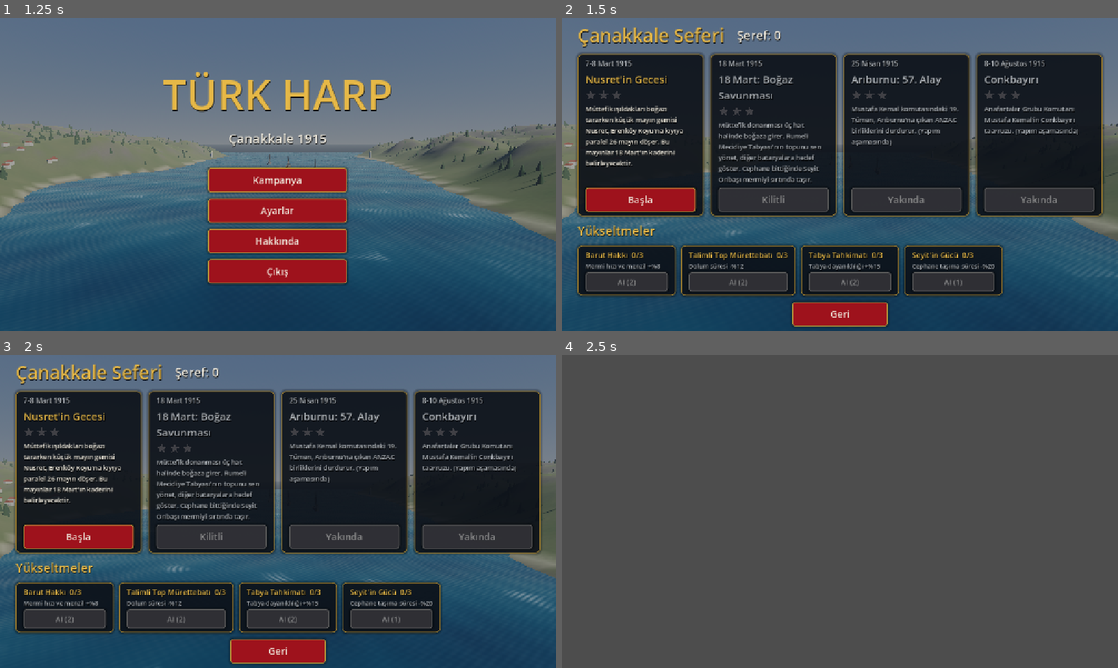
Above: before the commit, frames 1-4 (two rows, left to right).
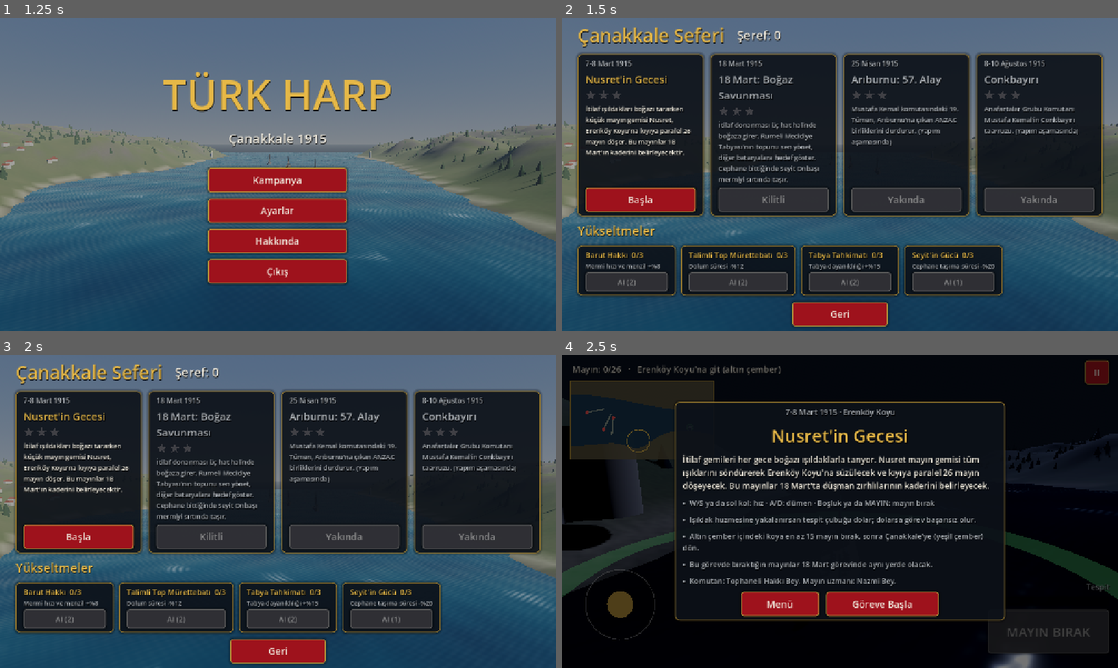
Above: after the commit, the same moments.

Repository: sertacgul/Turk-Harp
Game: Godot game, scene res://scenes/main_menu.tscn
Two runs of this game, one before a commit and one after it. Both use one fixed random seed, a clock stepped at 60 frames per second and the inputs below.
Inputs (mouse positions are in pixels of both pictures, inside the frame that each line leads up to):
- Up to frame 1 (1.25 s): tap Enter at 0.5 s; move the mouse to (400, 158) at 0.52 s; hold D from 0.53 s (still down); tap F at 0.6 s; click (400, 158) at 0.67 s; tap Space at 0.77 s
- Up to frame 2 (1.5 s): release D at 1.25 s; click "Kampanya" at 1.25 s
- Up to frame 3 (2 s): no input
- Up to frame 4 (2.5 s): click "Başla" at 2 s

Frame 1 is identical in both runs. In frame 2, 2.1% of the frame differs, in the area x 4-47%, y 28-54%; in frame 3, 2.1%; in frame 4, 98%, in the area x 0-100%, y 0-100%.
Error before the commit: Parse Error: Cannot infer the type of "t" variable because the value doesn't have a set type. (res://scripts/missions/nusret_night.gd:251)

Commit message:
Target Godot 4.7 and use Ittifak/Itilaf terminology
Godot 4.7 ships a native VirtualJoystick class that shadowed ours and broke
the Nusret mission, and it could not infer two float variables; rename the
control to TouchStick and type those variables. Commit the .uid files 4.7
generates, move CI to the 4.7 image, and replace 'Muttefik' with
Itilaf/Ittifak Devletleri throughout.

Co-Authored-By: Claude Opus 5.5 <noreply@anthropic.com>
Claude-Session: https://claude.ai/code/session_016UTW5sDBQTeP8ZEDVH7HZv

Diff:
--- a/data/battles/canakkale_1915.json
+++ b/data/battles/canakkale_1915.json
@@ -2,7 +2,11 @@
   "id": "canakkale_1915",
   "title": "Çanakkale Deniz Zaferi",
   "date": "18 Mart 1915",
-  "summary": "Müttefik donanması Çanakkale Boğazı'nı geçip İstanbul'a ulaşmak istedi. Erenköy Koyu'na 8 Mart gecesi Nusret mayın gemisinin döşediği 26 mayın ve kıyı bataryaları saldırıyı durdurdu. Bouvet, Irresistible ve Ocean zırhlıları battı; Inflexible ve Gaulois ağır hasar gördü.",
+  "sides": {
+    "ottoman": "Osmanlı Devleti (İttifak Devletleri)",
+    "enemy": "İtilaf Devletleri (Britanya, Fransa)"
+  },
+  "summary": "İtilaf donanması Çanakkale Boğazı'nı geçip İstanbul'a ulaşmak istedi. Erenköy Koyu'na 8 Mart gecesi Nusret mayın gemisinin döşediği 26 mayın ve kıyı bataryaları saldırıyı durdurdu. Bouvet, Irresistible ve Ocean zırhlıları battı; Inflexible ve Gaulois ağır hasar gördü.",
   "leaders_ottoman": [
     {
       "name": "Mustafa Kemal",
@@ -25,7 +29,7 @@
       "role": "Nusret'in mayın döşeme uzmanı"
     }
   ],
-  "leaders_allied": [
+  "leaders_entente": [
     {
       "name": "Amiral Sackville Carden / John de Robeck",
       "role": "Britanya Doğu Akdeniz Filosu komutanı"
--- a/project.godot
+++ b/project.godot
@@ -6,7 +6,7 @@
 config/name="Türk Harp"
 config/description="Türk tarihinin savaşları: ücretsiz, açık kaynak 3D strateji ve aksiyon oyunu."
 run/main_scene="res://scenes/main_menu.tscn"
-config/features=PackedStringArray("4.3", "GL Compatibility")
+config/features=PackedStringArray("4.7", "GL Compatibility")
 config/icon="res://icon.svg"
 
 [autoload]
--- a/scripts/core/game_state.gd
+++ b/scripts/core/game_state.gd
@@ -10,7 +10,7 @@
 		"date": "7-8 Mart 1915",
 		"scene": "res://scenes/missions/nusret_night.tscn",
 		"requires": "",
-		"summary": "Müttefik ışıldakları boğazı tararken küçük mayın gemisi Nusret, Erenköy Koyu'na kıyıya paralel 26 mayın döşer. Bu mayınlar 18 Mart'ın kaderini belirleyecektir.",
+		"summary": "İtilaf ışıldakları boğazı tararken küçük mayın gemisi Nusret, Erenköy Koyu'na kıyıya paralel 26 mayın döşer. Bu mayınlar 18 Mart'ın kaderini belirleyecektir.",
 	},
 	{
 		"id": "18mart",
@@ -18,7 +18,7 @@
 		"date": "18 Mart 1915",
 		"scene": "res://scenes/missions/strait_defense.tscn",
 		"requires": "nusret",
-		"summary": "Müttefik donanması üç hat halinde boğaza girer. Rumeli Mecidiye Tabyası'nın topunu sen yönet, diğer bataryalara hedef göster. Cephane bittiğinde Seyit Onbaşı mermiyi sırtında taşır.",
+		"summary": "İtilaf donanması üç hat halinde boğaza girer. Rumeli Mecidiye Tabyası'nın topunu sen yönet, diğer bataryalara hedef göster. Cephane bittiğinde Seyit Onbaşı mermiyi sırtında taşır.",
 	},
 	{
 		"id": "ariburnu",
--- a/scripts/fx/fx.gd
+++ b/scripts/fx/fx.gd
@@ -33,7 +33,7 @@
 	if _materials.has(key):
 		return _materials[key]
 	var m := StandardMaterial3D.new()
-	# BILLBOARD_PARTICLES, Compatibility render modunda parçacık ölçeğini yok sayıyor (Godot 4.3).
+	# BILLBOARD_PARTICLES, Compatibility render modunda parçacık ölçeğini yok sayıyor.
 	m.billboard_mode = BaseMaterial3D.BILLBOARD_ENABLED
 	m.billboard_keep_scale = true
 	m.vertex_color_use_as_albedo = true
--- a/scripts/missions/nusret_night.gd
+++ b/scripts/missions/nusret_night.gd
@@ -26,7 +26,7 @@
 var patrols: Array = []
 var _cam_yaw_offset := 0.0
 
-var _joy: VirtualJoystick
+var _joy: TouchStick
 var _drop_btn: Button
 var _det_bar: ProgressBar
 var _map: MiniMap
@@ -51,7 +51,7 @@
 	Sfx.listener = cam
 	set_objective("Brifing")
 	show_briefing("Nusret'in Gecesi", "7-8 Mart 1915 · Erenköy Koyu",
-		"Müttefik gemileri her gece boğazı ışıldaklarla tarıyor. Nusret mayın gemisi tüm ışıklarını söndürerek Erenköy Koyu'na süzülecek ve kıyıya paralel %d mayın döşeyecek. Bu mayınlar 18 Mart'ta düşman zırhlılarının kaderini belirleyecek." % MINE_COUNT,
+		"İtilaf gemileri her gece boğazı ışıldaklarla tarıyor. Nusret mayın gemisi tüm ışıklarını söndürerek Erenköy Koyu'na süzülecek ve kıyıya paralel %d mayın döşeyecek. Bu mayınlar 18 Mart'ta düşman zırhlılarının kaderini belirleyecek." % MINE_COUNT,
 		["W/S ya da sol kol: hız · A/D: dümen · Boşluk ya da MAYIN: mayın bırak",
 		"Işıldak huzmesine yakalanırsan tespit çubuğu dolar; dolarsa görev başarısız olur.",
 		"Altın çember içindeki koya en az %d mayın bırak, sonra Çanakkale'ye (yeşil çember) dön." % MIN_MINES,
@@ -142,7 +142,7 @@
 
 
 func _build_controls() -> void:
-	_joy = VirtualJoystick.new()
+	_joy = TouchStick.new()
 	_joy.set_anchors_preset(Control.PRESET_BOTTOM_LEFT)
 	_joy.position = Vector2(30, -250)
 	ui.add_child(_joy)
@@ -248,8 +248,8 @@
 
 
 func _update_boat(delta: float) -> void:
-	var t := _joy.output.y * -1.0
-	var r := -_joy.output.x
+	var t: float = -_joy.output.y
+	var r: float = -_joy.output.x
 	if _autoplay:
 		var a := _autopilot()
 		r = -a.x
@@ -356,5 +356,5 @@
 		var st := 1 + (1 if laid.size() >= 22 else 0) + (1 if max_detection < 50.0 else 0)
 		finish(true, st, 3 + laid.size() / 5 + st * 2, [
 			"%d mayın Erenköy Koyu'na döşendi." % laid.size(),
-			"Tarihte Nusret 26 mayın döşedi ve fark edilmeden döndü. Müttefikler bu hattı keşfedemedi.",
+			"Tarihte Nusret 26 mayın döşedi ve fark edilmeden döndü. İtilaf Devletleri bu hattı keşfedemedi.",
 			"Bu mayınlar 18 Mart görevinde senin bıraktığın yerlerde olacak."])
--- a/scripts/missions/strait_defense.gd
+++ b/scripts/missions/strait_defense.gd
@@ -1,6 +1,6 @@
 extends MissionBase
 ## 18 Mart 1915: Rumeli Mecidiye Tabyası'nın topunu yönet, diğer bataryalara hedef göster,
-## Seyit Onbaşı ile cephane taşı. Müttefik filosu tarihî üç hat halinde gelir.
+## Seyit Onbaşı ile cephane taşı. İtilaf filosu tarihî üç hat halinde gelir.
 
 const GRAVITY := Vector3(0, -40.0, 0)
 const BASE_MUZZLE_SPEED := 210.0
@@ -155,14 +155,14 @@
 	Sfx.listener = cam
 	set_objective("Brifing")
 	show_briefing("18 Mart: Boğaz Savunması", "18 Mart 1915 · Çanakkale Boğazı",
-		"Müttefik donanması boğazı geçip İstanbul'a ulaşmak için saldırıyor. Rumeli Mecidiye Tabyası'ndaki topu sen yönetiyorsun. Erenköy Koyu'ndaki mayınlar (%d adet) Nusret'in döşediği yerde bekliyor." % mines.size(),
+		"İtilaf donanması boğazı geçip İstanbul'a ulaşmak için saldırıyor. Rumeli Mecidiye Tabyası'ndaki topu sen yönetiyorsun. Erenköy Koyu'ndaki mayınlar (%d adet) Nusret'in döşediği yerde bekliyor." % mines.size(),
 		["Sürükle ya da W/A/S/D: nişan al · Boşluk ya da ATEŞ: atış · Z ya da DÜRBÜN: yakınlaştır",
 		"HARİTA: taktik görünüm. Bir gemiye dokunarak diğer bataryaların ateşini yoğunlaştır.",
 		"Cephane azalınca SEYİT düğmesi: Seyit Onbaşı 215 kg'lık mermiyi sırtında taşır.",
 		"Hedef: en az %d gemi batsın, %d gemi Nara'yı geçmesin. Yıldızlar: kendi topunla 2 gemi batır, tabyanı sağlam tut." % [SINK_TARGET, PASS_LIMIT],
-		"Komutanlar: Cevat Paşa (Çanakkale Müstahkem Mevki), Amiral de Robeck ve Amiral Guépratte (Müttefik)."])
+		"Komutanlar: Cevat Paşa (Osmanlı Devleti, İttifak Devletleri; Çanakkale Müstahkem Mevki), Amiral de Robeck ve Amiral Guépratte (İtilaf Devletleri)."])
 	mission_started.connect(func() -> void:
-		banner("ÇANAKKALE GEÇİLMEZ", "Müttefik donanması boğaza giriyor", 4.0))
+		banner("ÇANAKKALE GEÇİLMEZ", "İtilaf donanması boğaza giriyor", 4.0))
 
 
 func _exit_tree() -> void:
@@ -732,7 +732,7 @@
 			focus = null
 
 
-# ------------------------------------------------------------------ Müttefik filosu
+# ------------------------------------------------------------------ İtilaf filosu
 
 func _spawn_ship(spec: Dictionary) -> void:
 	var s := Ship.new()
@@ -998,6 +998,6 @@
 				"Batırılan gemiler: %s" % ", ".join(sunk_names),
 				"Senin topunun batırdığı: %d" % player_kills,
 				"Tarihte 18 Mart 1915'te Bouvet, Irresistible ve Ocean battı; Inflexible, Suffren ve Gaulois ağır yaralandı.",
-				"Boğaz denizden geçilemedi. Müttefikler 25 Nisan'da Gelibolu'ya çıkarma kararı aldı."])
+				"Boğaz denizden geçilemedi. İtilaf Devletleri 25 Nisan'da Gelibolu'ya çıkarma kararı aldı."])
 		else:
 			finish(false, 0, 0, ["Filo geri çekildi ama yalnızca %d gemi batırıldı (hedef %d)." % [sunk, SINK_TARGET]])
--- a/scripts/ui/joystick.gd
+++ b/scripts/ui/touch_stick.gd
@@ -1,4 +1,4 @@
-class_name VirtualJoystick
+class_name TouchStick
 extends Control
 ## Dokunmatik ekranlar için sanal kol. output: -1..1 aralığında vektör.
 
Not shown, added: scripts/core/game_state.gd.uid
Not shown, added: scripts/core/sfx.gd.uid
Not shown, added: scripts/fx/fx.gd.uid
Not shown, added: scripts/missions/mission_base.gd.uid
Not shown, added: scripts/missions/nusret_night.gd.uid
Not shown, added: scripts/missions/strait_defense.gd.uid
Not shown, added: scripts/ui/main_menu.gd.uid
Not shown, added: scripts/ui/mini_map.gd.uid
Not shown, added: scripts/ui/star_row.gd.uid
Not shown, added: scripts/ui/touch_stick.gd.uid
Not shown, added: scripts/ui/ui_theme.gd.uid
Not shown, added: scripts/world/ship_builder.gd.uid
(and 11 more such lines)
